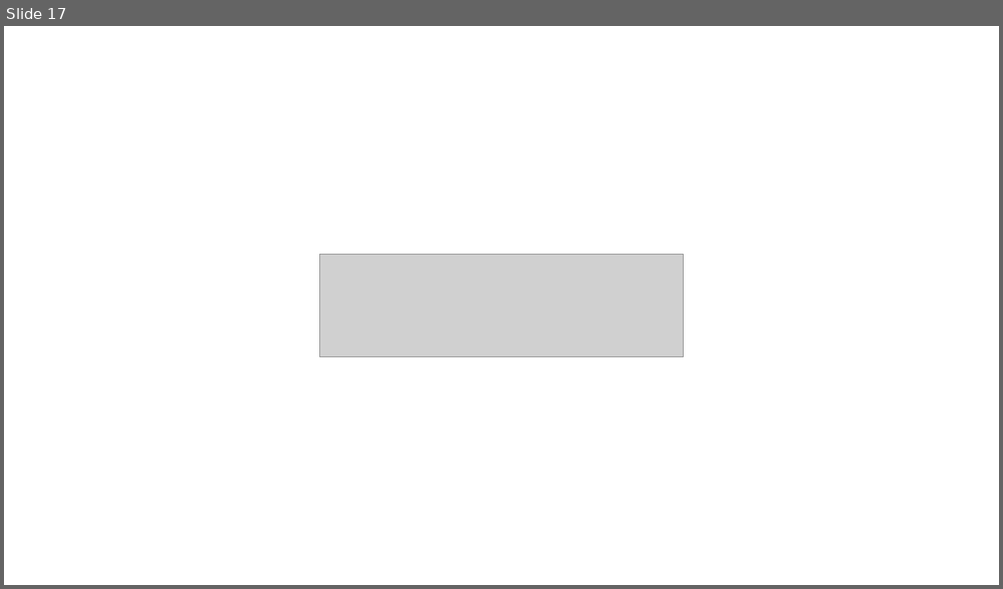
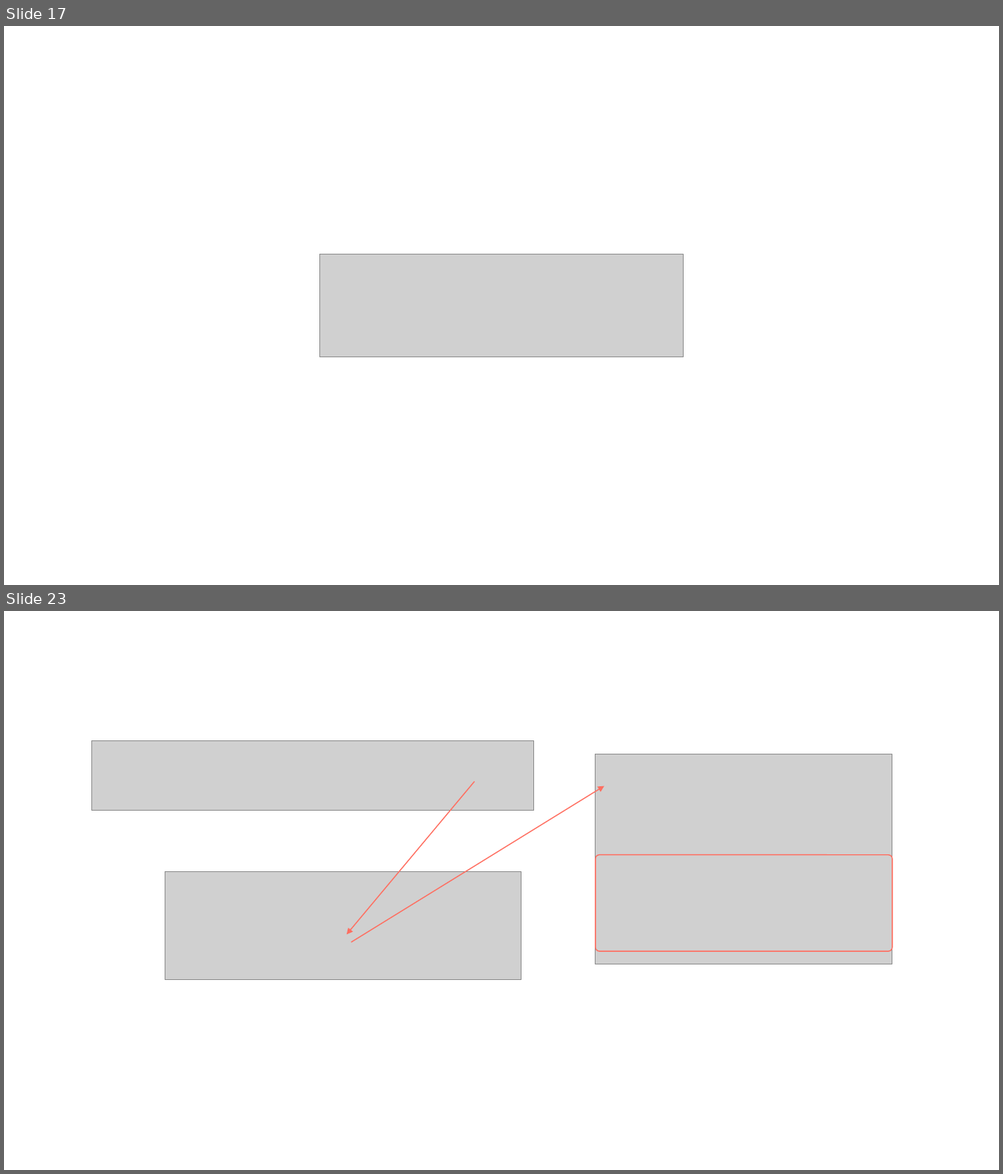
Before and after one commit to extreal-dev/Extreal.Guide, a slide deck: work/work.pptx. Shown one above the other, each under a label of ours: slide 17 before the commit, slides 17 and 23 after it; the slides between them are not shown. The pictures are 1003x589 and 1003x1174 pixels, drawn with LibreOffice and Linux fonts; fonts in the diff are those of the drawing; grey boxes stand for pictures. Boxes give left, top, right and bottom in pixels: in the first picture for what was removed or moved away, otherwise in the second. Text is boxed around its words. In the diff, an @@ line names an element or a change of style, - is before the commit and + after.

```diff
--- a/work/work.pptx
+++ b/work/work.pptx
@@ slide 23 added at bbox=[4, 611, 999, 1170], background #FFFFFF @@
@@ picture added at bbox=[92, 741, 534, 811] @@
@@ picture added at bbox=[595, 755, 892, 964] @@
@@ arrow added from (474, 782) to (347, 935), #FF6F61 1 pt @@
@@ arrow added from (351, 943) to (604, 786), #FF6F61 1 pt @@
@@ picture added at bbox=[165, 871, 521, 980] @@
@@ rounded rectangle added at bbox=[596, 855, 893, 951], outline #FF6F61 1 pt @@
```
Also in this commit, not shown: 1 slide changed, 11 other slides added, 1 slide removed, 15 other files.
